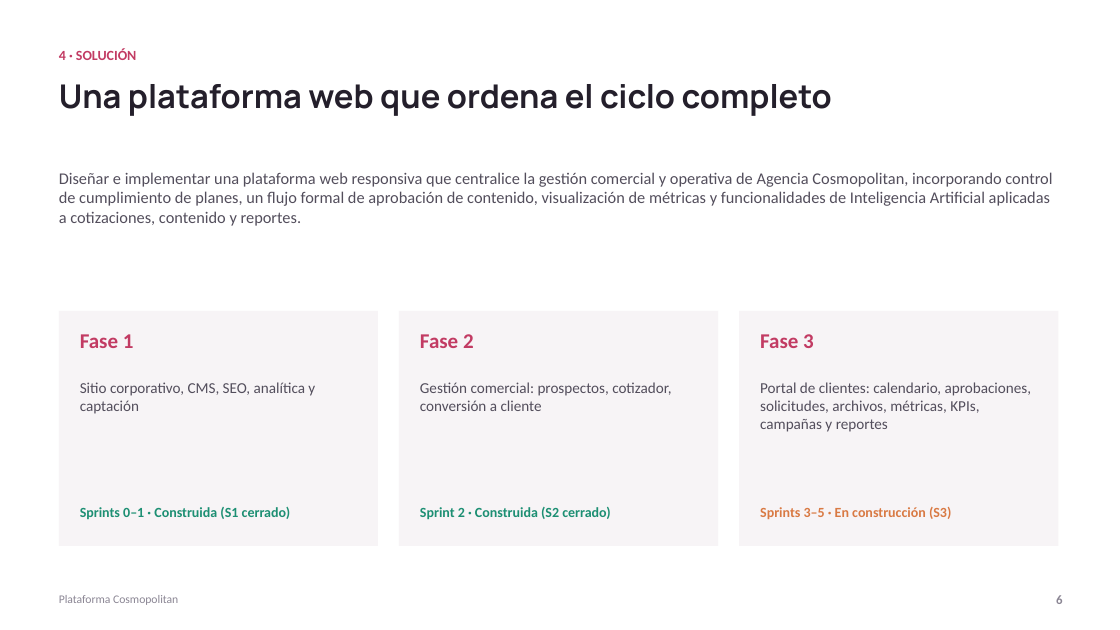
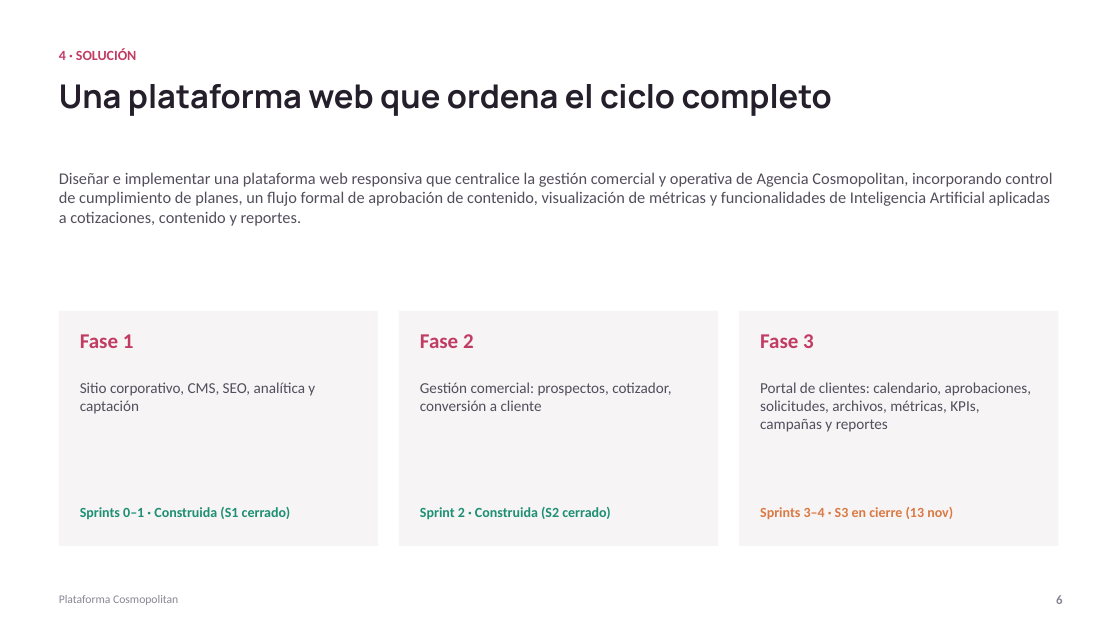
Before and after one commit to ChristianCuadra/capstone, a slide deck: slide 6 of Fase 2/Evidencias Proyecto/Presentación Proyecto.pptx. Drawn at 1120x630 pixels with LibreOffice and Linux fonts; fonts in the diff are those of the drawing. Boxes give left, top, right and bottom in pixels: in the first picture for what was removed or moved away, otherwise in the second. Text is boxed around its words. In the diff, an @@ line names an element or a change of style, - is before the commit and + after.

Commit message:
Corrección del profesor: Carta Gantt S0-S4 en 15 semanas y presentación (contexto, modelo de datos por módulos, evidencias por sprint, cronograma y demo pauteada)

```diff
--- a/Fase 2/Evidencias Proyecto/Presentación Proyecto.pptx
+++ b/Fase 2/Evidencias Proyecto/Presentación Proyecto.pptx
@@ text at (760, 507, 953, 519): text changed @@
-Sprints 3–5 · En construcción (S3)
+Sprints 3–4 · S3 en cierre (13 nov)
```
Also in this commit, not shown: 9 other slides changed, 6 slides added, 6 slides removed, 1 other file.
